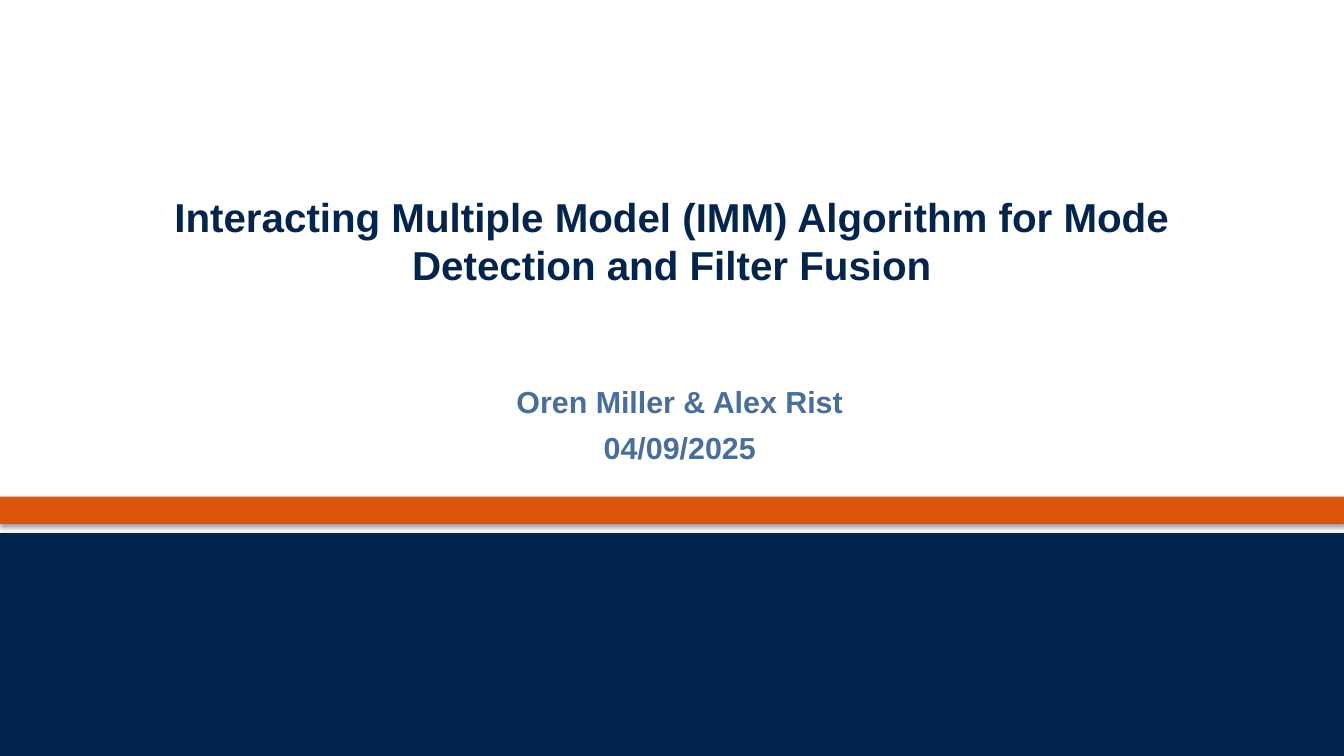
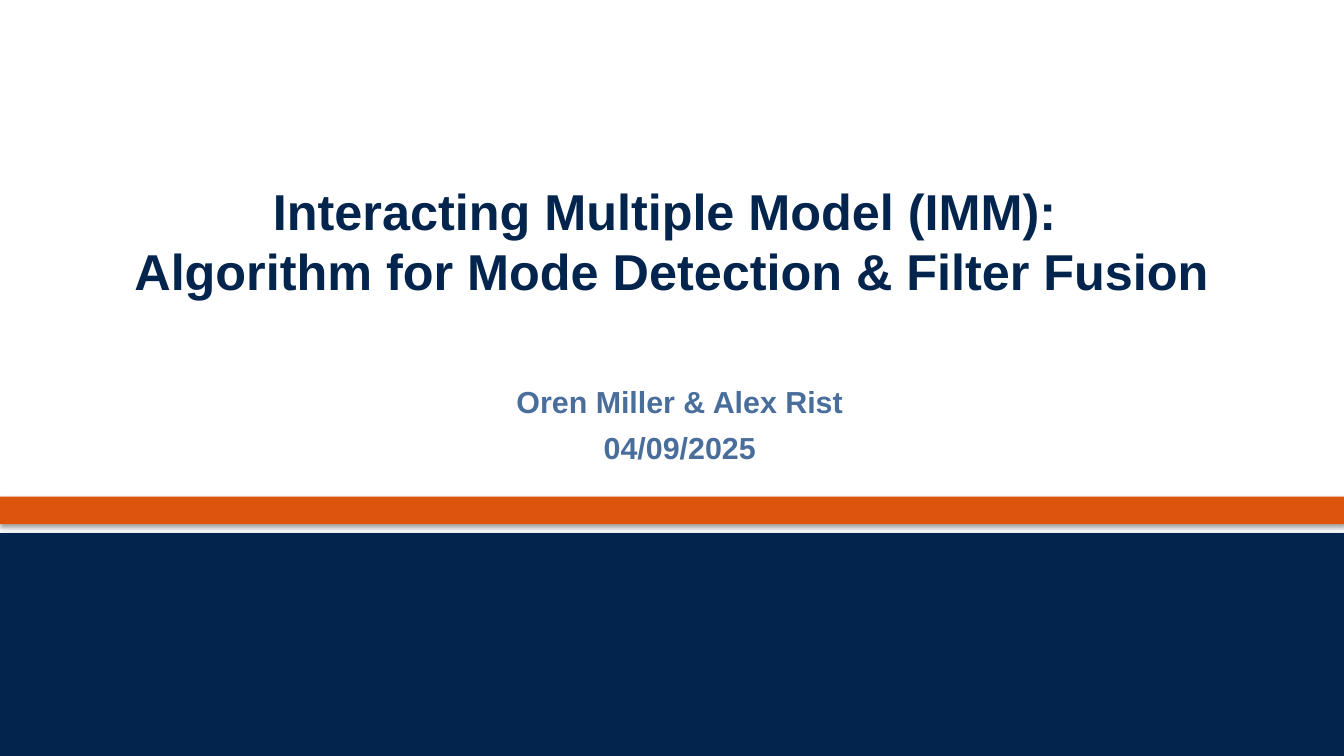
Before and after one commit to orenmillerrr/Optimal-Final-Project, a slide deck: slide 1 of report/OptimalFinalPresentation.pptx. Drawn at 1344x756 pixels with LibreOffice and Linux fonts; fonts in the diff are those of the drawing; background and template pictures are left out. Boxes give left, top, right and bottom in pixels: in the first picture for what was removed or moved away, otherwise in the second. Text is boxed around its words. In the diff, an @@ line names an element or a change of style, - is before the commit and + after.

```diff
--- a/report/OptimalFinalPresentation.pptx
+++ b/report/OptimalFinalPresentation.pptx
@@ title at <box>134,193,1208,300</box>: text changed; size 28.8 to 36 pt @@
-Interacting Multiple Model (IMM) Algorithm for Mode Detection and Filter Fusion
+Interacting Multiple Model (IMM):
+Algorithm for Mode Detection & Filter Fusion
```
Also in this commit, not shown: 10 other slides changed, 8 slides added, 2 slides removed, 38 other files.
